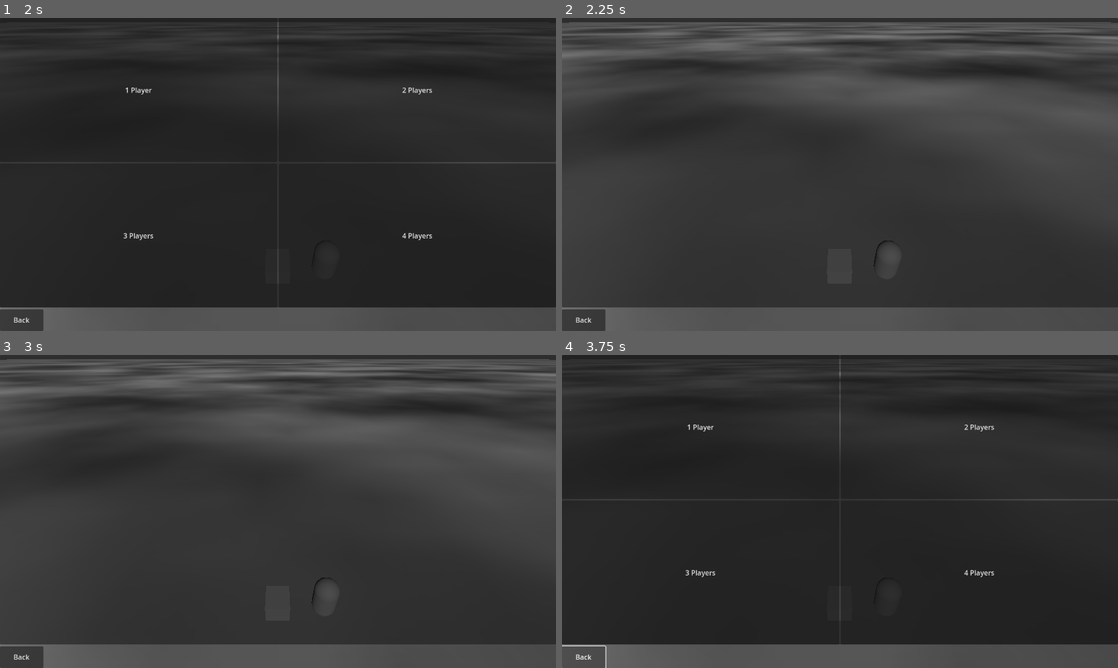
Above: before the commit, frames 1-4 (two rows, left to right).
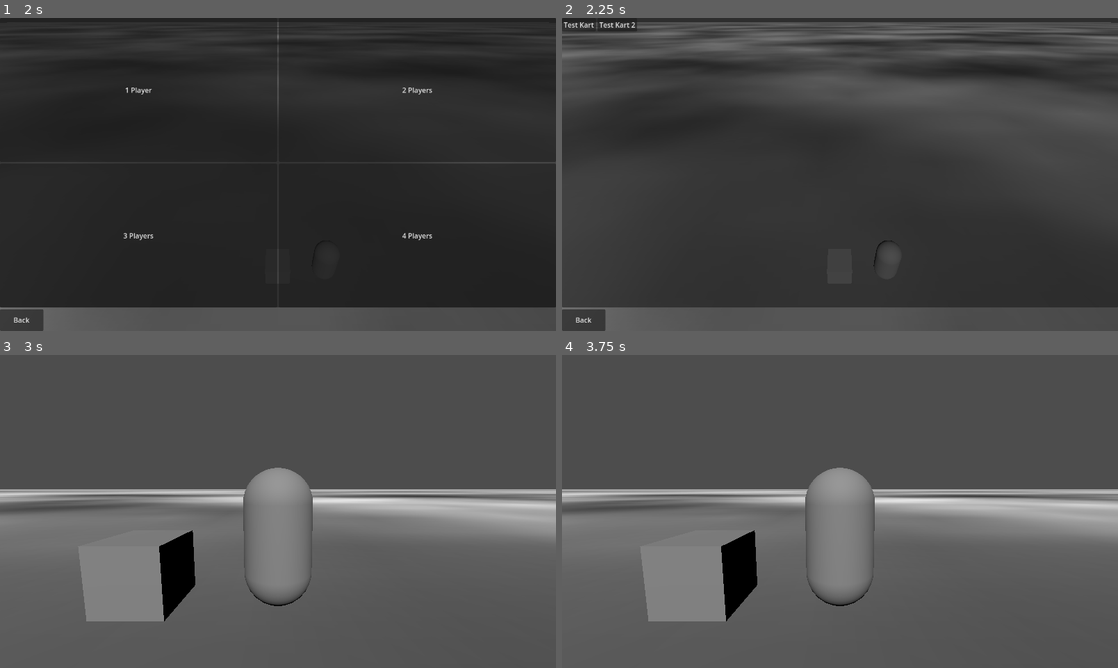
Above: after the commit, the same moments.

Repository: CoffeeCoder1/superpeterkart
Game: Godot game, scene res://scenes/main.tscn
The game is run twice, just before and just after one commit, with the same random seed, the same clock (stepped at 60 frames per second) and the same inputs.
Inputs (mouse positions are in pixels of both pictures, inside the frame that each line leads up to):
- Up to frame 1 (2 s): tap Enter at 0.5 s; hold Right (ui_right) 0.53-1.25 s; hold N (player1_boost) 0.53-1.25 s; click "Create Game" at 1.25 s
- Up to frame 2 (2.25 s): click "1 Player" at 2 s
- Up to frame 3 (3 s): click (16, 361) at 2.75 s, where only the run after the commit has a clickable "Test Kart"
- Up to frame 4 (3.75 s): click (584, 658) at 3.5 s, where only the run before the commit has a clickable "Back"

Frame 1 is identical in both runs. In frame 2, 0.3% of the frame differs, in the area x 0-14%, y 1-5%; in frame 3, 61%; in frame 4, 90%, in the area x 0-100%, y 0-100%.

Commit message:
Get the character selection menu working properly

Diff:
--- a/scenes/game.gd
+++ b/scenes/game.gd
@@ -3,11 +3,11 @@
 var players = []
 
 
-func new_game(karts) -> void:
+func new_game(karts: Array[Node]) -> void:
 	for e in karts:
-		var kart = load(e)
-		add_child(kart.instantiate())
-		players.append(kart)
+		e.get_parent().remove_child(e)
+		add_child(e)
+		players.append(e)
 
 
 # Called when the node enters the scene tree for the first time.
--- a/scenes/karts/kart.gd
+++ b/scenes/karts/kart.gd
@@ -1,10 +1,11 @@
 extends CharacterBody3D
 
 
-@export var ACCELERATION = 10.0
-@export var TOP_SPEED = 1.0
-@export var BOOST_SPEED = 1.5
-@export var BRAKING = 15
+@export var ACCELERATION: float = 10.0
+@export var TOP_SPEED: float = 1.0
+@export var BOOST_SPEED: float = 1.5
+@export var BRAKING: float = 15
+@export var KART_NAME: String
 
 var top_speed = TOP_SPEED
 var acceleration = ACCELERATION
@@ -13,6 +14,7 @@
 func _ready() -> void:
 	# $Camera3D.make_current()
 	pass
+
 
 func _physics_process(delta: float) -> void:
 	# Add the gravity.
@@ -42,3 +44,7 @@
 	velocity.y = clamp(velocity.y, -top_speed, top_speed)
 
 	move_and_slide()
+
+
+func get_kart_name() -> String:
+	return KART_NAME
--- a/scenes/karts/test_kart/test_kart.tscn
+++ b/scenes/karts/test_kart/test_kart.tscn
@@ -8,6 +8,7 @@
 
 [node name="TestKart" type="CharacterBody3D"]
 script = ExtResource("1_kwkn6")
+KART_NAME = "Test Kart"
 
 [node name="Pivot" type="Node3D" parent="."]
 
--- a/scenes/karts/test_kart_2/test_kart_2.tscn
+++ b/scenes/karts/test_kart_2/test_kart_2.tscn
@@ -8,6 +8,7 @@
 
 [node name="TestKart" type="CharacterBody3D"]
 script = ExtResource("1_7cuab")
+KART_NAME = "Test Kart 2"
 
 [node name="Pivot" type="Node3D" parent="."]
 
--- a/scenes/main.gd
+++ b/scenes/main.gd
@@ -3,10 +3,15 @@
 
 # Called when the node enters the scene tree for the first time.
 func _ready() -> void:
-	var karts = ["res://scenes/karts/test_kart/test_kart.tscn", "res://scenes/karts/test_kart_2/test_kart_2.tscn"]
-	$Game.new_game(karts)
+	#var karts = ["res://scenes/karts/test_kart/test_kart.tscn", "res://scenes/karts/test_kart_2/test_kart_2.tscn"]
+	#$Game.new_game(karts)
+	pass
 
 
 # Called every frame. 'delta' is the elapsed time since the previous frame.
 func _process(delta: float) -> void:
 	pass
+
+
+func _on_menu_game_started(karts: Array[Node]) -> void:
+	$Game.new_game(karts)
--- a/scenes/main.tscn
+++ b/scenes/main.tscn
@@ -7,6 +7,8 @@
 [node name="Main" type="Node3D"]
 script = ExtResource("1_jayv1")
 
-[node name="Main" parent="." instance=ExtResource("2_mh2bb")]
+[node name="Menu" parent="." instance=ExtResource("2_mh2bb")]
 
 [node name="Game" parent="." instance=ExtResource("1_jxpmy")]
+
+[connection signal="game_started" from="Menu" to="." method="_on_menu_game_started"]
--- a/scenes/ui/menu/character_selection_menu/character_selection_menu.gd
+++ b/scenes/ui/menu/character_selection_menu/character_selection_menu.gd
@@ -1,11 +1,32 @@
 extends Control
 
+signal character_selected(karts: Array[Node])
+
+@export var karts: Array[PackedScene]
+var selectedKarts: Array[Node]
 
 # Called when the node enters the scene tree for the first time.
 func _ready() -> void:
-	pass
+	for e in karts:
+		var button = Button.new()
+		$GridContainer.add_child(button)
+
+		var viewport = SubViewport.new()
+		button.add_child(viewport)
+
+		var kart = e.instantiate()
+		viewport.add_child(kart)
+		button.text = kart.get_kart_name()
+
+		button.pressed.connect(self._on_character_selected.bind(kart))
 
 
 # Called every frame. 'delta' is the elapsed time since the previous frame.
 func _process(delta: float) -> void:
 	pass
+
+
+func _on_character_selected(kart: Node) -> void:
+	print(kart.get_kart_name())
+	selectedKarts.append(kart)
+	character_selected.emit(selectedKarts)
--- a/scenes/ui/menu/character_selection_menu/character_selection_menu.tscn
+++ b/scenes/ui/menu/character_selection_menu/character_selection_menu.tscn
@@ -1,6 +1,8 @@
-[gd_scene load_steps=2 format=3 uid="uid://c3ovvx3oxxrwr"]
+[gd_scene load_steps=4 format=3 uid="uid://c3ovvx3oxxrwr"]
 
 [ext_resource type="Script" path="res://scenes/ui/menu/character_selection_menu/character_selection_menu.gd" id="1_7867g"]
+[ext_resource type="PackedScene" uid="uid://b8msk8mvgsvi0" path="res://scenes/karts/test_kart/test_kart.tscn" id="2_ipla4"]
+[ext_resource type="PackedScene" uid="uid://bjciw6mon03l2" path="res://scenes/karts/test_kart_2/test_kart_2.tscn" id="3_6gend"]
 
 [node name="CharacterSelectionMenu" type="Control" groups=["menus"]]
 layout_mode = 3
@@ -10,6 +12,7 @@
 grow_horizontal = 2
 grow_vertical = 2
 script = ExtResource("1_7867g")
+karts = Array[PackedScene]([ExtResource("2_ipla4"), ExtResource("3_6gend")])
 
 [node name="GridContainer" type="GridContainer" parent="."]
 layout_mode = 1
--- a/scenes/ui/menu/main.gd
+++ b/scenes/ui/menu/main.gd
@@ -1,4 +1,6 @@
 extends Control
+
+signal game_started(karts: Array[Node])
 
 enum Menu {START_MENU, MAIN_MENU, SETTINGS, ONLINE_GAME, PLAYER_NUMBER_SELECTION, CHARACTER_SELECTION}
 var menu_stack: Array[Menu] = [Menu.START_MENU]
@@ -70,3 +72,8 @@
 
 func _on_back_button_pressed() -> void:
 	back_menu()
+
+
+func _on_character_selection_menu_character_selected(karts: Array[Node]) -> void:
+	close_menu()
+	game_started.emit(karts)
--- a/scenes/ui/menu/main.tscn
+++ b/scenes/ui/menu/main.tscn
@@ -13,7 +13,7 @@
 [sub_resource type="Shortcut" id="Shortcut_0heav"]
 events = [SubResource("InputEventAction_pbehn")]
 
-[node name="Main" type="Control"]
+[node name="Menu" type="Control"]
 layout_mode = 3
 anchors_preset = 15
 anchor_right = 1.0
@@ -68,4 +68,5 @@
 [connection signal="online_game" from="VBoxContainer/PanelContainer/MainMenu" to="." method="_on_main_menu_online_game"]
 [connection signal="settings" from="VBoxContainer/PanelContainer/MainMenu" to="." method="_on_main_menu_settings"]
 [connection signal="player_number_selected" from="VBoxContainer/PanelContainer/PlayerNumberSelectionMenu" to="." method="_on_player_number_selection_menu_player_number_selected"]
+[connection signal="character_selected" from="VBoxContainer/PanelContainer/CharacterSelectionMenu" to="." method="_on_character_selection_menu_character_selected"]
 [connection signal="pressed" from="VBoxContainer/HBoxContainer/BackButton" to="." method="_on_back_button_pressed"]
